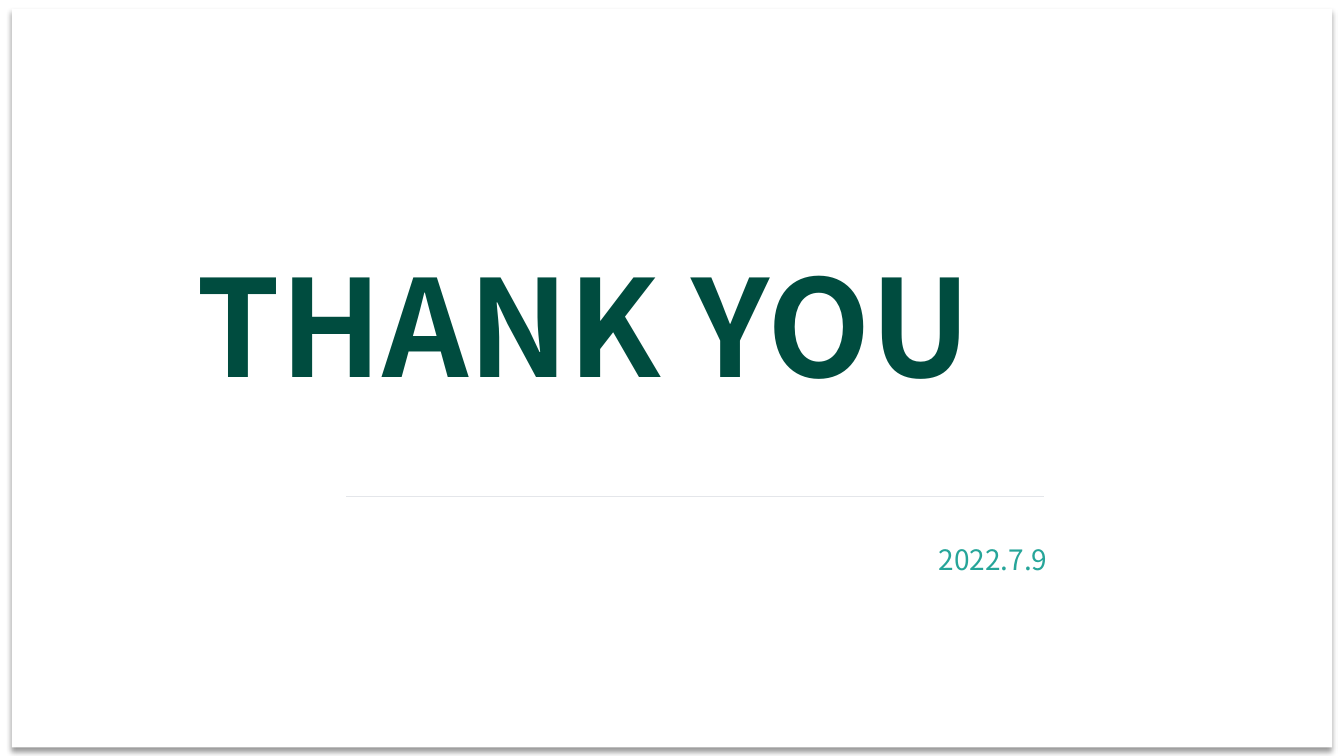
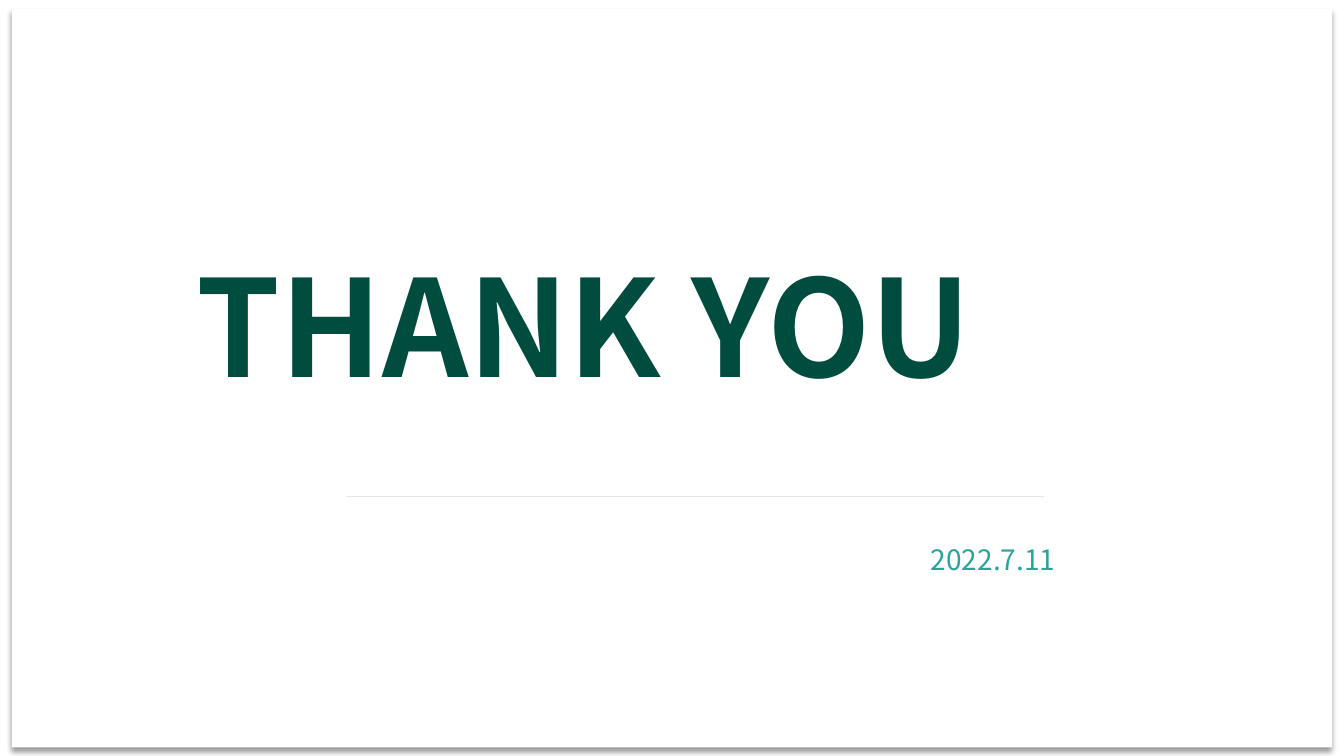
Before and after one commit to SEC0mprehensiveExper1ments/d0cumEnts, a slide deck: slide 7 of 项目展示幻灯片/个人汇报 王岳.pptx. Drawn at 1344x756 pixels with LibreOffice and Linux fonts; fonts in the diff are those of the drawing; background and template pictures are left out. Boxes give left, top, right and bottom in pixels: in the first picture for what was removed or moved away, otherwise in the second. Text is boxed around its words. In the diff, an @@ line names an element or a change of style, - is before the commit and + after.

```diff
--- a/项目展示幻灯片/个人汇报 王岳.pptx
+++ b/项目展示幻灯片/个人汇报 王岳.pptx
@@ text at (931, 549, 1055, 571): text changed @@
-2022.7.9
+2022.7.11
```
